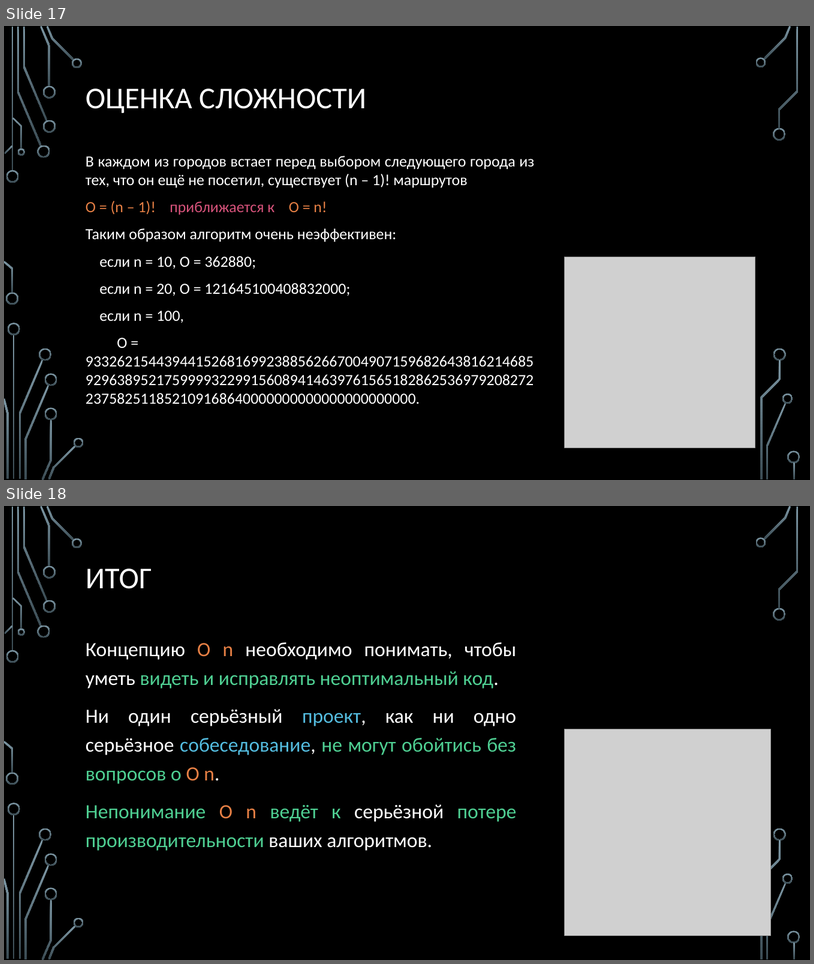
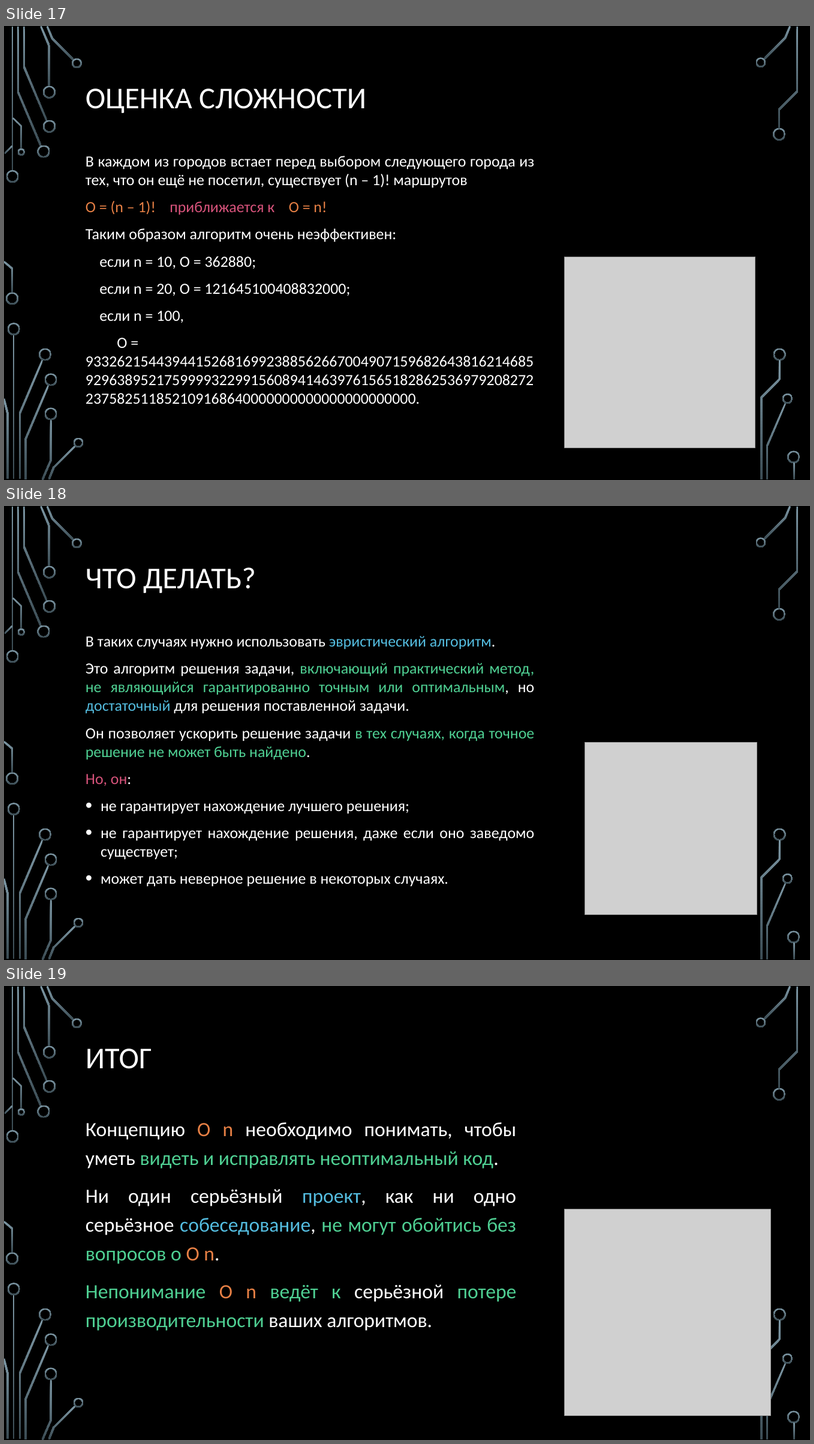
Before and after one commit to Denis-Source/algorithmic-computation, a slide deck: 14. Сложность алгоритмов завершение/14. Сложность алгоритмов завершение.pptx. Shown one above the other, each under a label of ours: slides 17 and 18 before the commit, slides 17, 18 and 19 after it. The pictures are 814x964 and 814x1444 pixels, drawn with LibreOffice and Linux fonts; fonts in the diff are those of the drawing; grey boxes stand for pictures; background and template pictures are left out. Boxes give left, top, right and bottom in pixels: in the first picture for what was removed or moved away, otherwise in the second. Text is boxed around its words. In the diff, an @@ line names an element or a change of style, - is before the commit and + after.

```diff
--- a/14. Сложность алгоритмов завершение/14. Сложность алгоритмов завершение.pptx
+++ b/14. Сложность алгоритмов завершение/14. Сложность алгоритмов завершение.pptx
@@ slide 18 added at [4, 506, 810, 960], background picture (left out); not listed: 36 template elements that a slide beside it also shows @@
@@ title added at [86, 567, 256, 593], 36 pt, text #FFFFFF @@
+ЧТО ДЕЛАТЬ?
@@ text added at [86, 636, 535, 886], 18.5 pt, text #FFFFFF @@
+В таких случаях нужно использовать эвристический алгоритм.
+Это алгоритм решения задачи, включающий практический метод, не являющийся гарантированно точным или оптимальным, но достаточный для решения поставленной задачи.
+Он позволяет ускорить решение задачи в тех случаях, когда точное решение не может быть найдено.
+Но, он:
+• не гарантирует нахождение лучшего решения;
+• не гарантирует нахождение решения, даже если оно заведомо существует;
+• может дать неверное решение в некоторых случаях.
@@ picture added at [585, 742, 757, 915] @@
@@ what was slide 18 is now slide 19 @@
```
Also in this commit, not shown: 1 other file.
